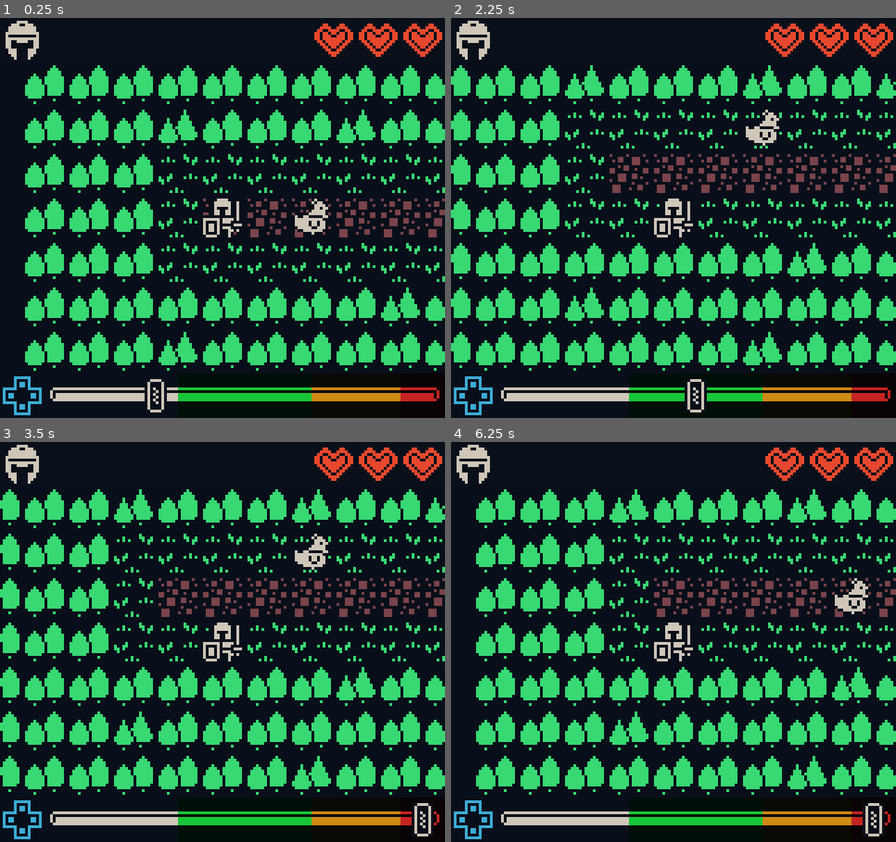
Above: before the commit, frames 1-4 (two rows, left to right).
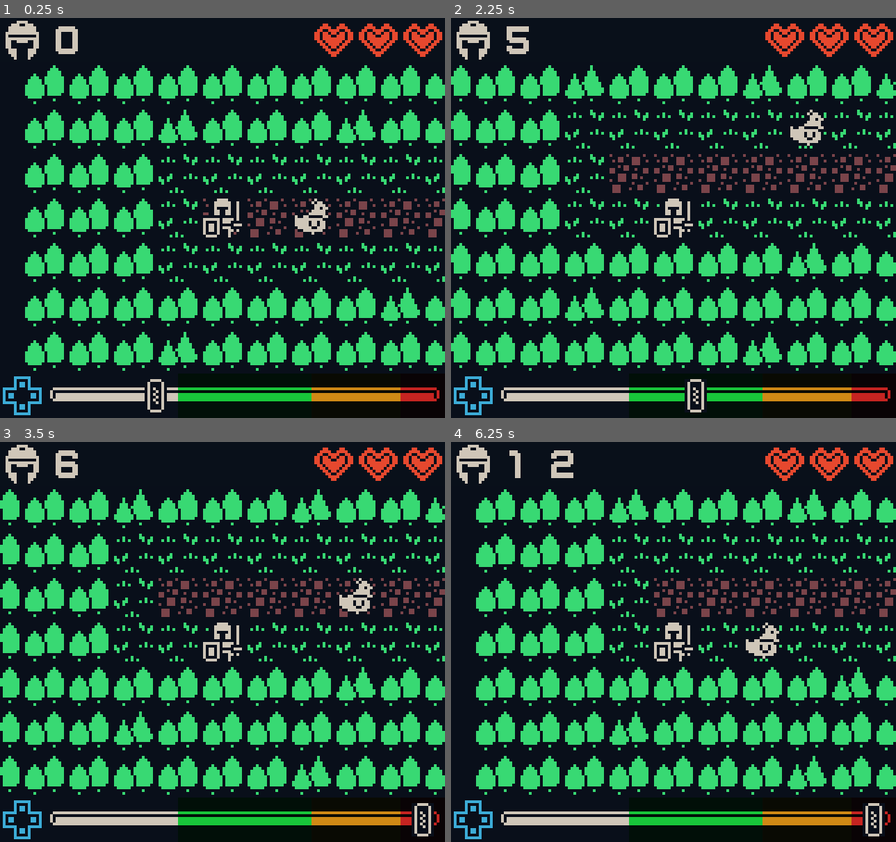
Above: after the commit, the same moments.

Repository: MCluck90/dungeon-dance-off
Game: Godot game, scene res://Levels/Level-03.tscn
The game is run twice, just before and just after one commit, with the same random seed, the same clock (stepped at 60 frames per second) and the same inputs.
Inputs:
- Up to frame 1 (0.25 s): no input
- Up to frame 2 (2.25 s): hold Right (ui_right) 0.53-1.28 s; hold Down (ui_down) 1.28-2.03 s; hold Right (ui_right) from 2.03 s (still down)
- Up to frame 3 (3.5 s): release Right (ui_right) at 2.78 s; hold Up (ui_up) from 2.78 s (still down)
- Up to frame 4 (6.25 s): release Up (ui_up) at 3.53 s; hold Left (ui_left) 3.53-5.03 s; hold Down (ui_down) 5.03-5.78 s; hold Right (ui_right) from 5.78 s (still down)

The runs differ from the first frame. In frame 1, 0.2% of the frame differs, in the area x 12-18%, y 2-10%; in frame 2, 0.9%; in frame 3, 1.0%; in frame 4, 1.1%, in the area x 13-95%, y 2-55%.

Commit message:
Add score

Diff:
--- /dev/null
+++ b/Globals.tscn
@@ -0,0 +1,6 @@
+[gd_scene load_steps=2 format=2]
+
+[ext_resource path="res://Scripts/Globals.gd" type="Script" id=1]
+
+[node name="Globals" type="Node"]
+script = ExtResource( 1 )
--- a/Grid/player.gd
+++ b/Grid/player.gd
@@ -1,6 +1,7 @@
 extends "pawn.gd"
 
 onready var Grid = get_parent()
+onready var Globals = get_node("/root/Globals")
 
 var power_level = 0
 var can_move = false
@@ -44,6 +45,10 @@
 		move_to(target_position)
 		if other != null:
 			other.on_collision(self)
+	else:
+		Grid.update_ais()
+
+	Globals.add_to_score(target_level + 1)
 
 func get_input_direction():
 	return Vector2(
--- a/Player/HUD.tscn
+++ b/Player/HUD.tscn
@@ -1,8 +1,9 @@
-[gd_scene load_steps=4 format=2]
+[gd_scene load_steps=5 format=2]
 
 [ext_resource path="res://Player/HUD/BeatBar.tscn" type="PackedScene" id=1]
 [ext_resource path="res://Player/HUD/HealthBar.tscn" type="PackedScene" id=2]
 [ext_resource path="res://Player/HUD.gd" type="Script" id=3]
+[ext_resource path="res://Player/HUD/Score.tscn" type="PackedScene" id=4]
 
 [node name="HUD" type="Node2D"]
 script = ExtResource( 3 )
@@ -12,5 +13,10 @@
 
 [node name="BeatBar" parent="." instance=ExtResource( 1 )]
 position = Vector2( 0, 128 )
+
+[node name="Score" parent="." groups=[
+"score",
+] instance=ExtResource( 4 )]
+position = Vector2( 16, 0 )
 [connection signal="power" from="BeatBar" to="." method="_on_BeatBar_power"]
 [connection signal="reset" from="BeatBar" to="." method="_on_BeatBar_reset"]
--- a/Player/HUD/HealthBar.gd
+++ b/Player/HUD/HealthBar.gd
@@ -12,7 +12,7 @@
 func set_hearts():
 	for child in get_children():
 		if child.is_in_group("sub-heart"):
-			remove_child(child)
+			child.queue_free()
 
 	for i in range(0, health, 1):
 		var heart = $BaseHeart.duplicate()
--- /dev/null
+++ b/Player/HUD/Score.gd
@@ -0,0 +1,25 @@
+extends Node2D
+
+onready var Globals = get_node("/root/Globals")
+
+func _ready():
+	# Remove the sprite. It's only there so we can see it when putting together the HUD
+	$Sprite.queue_free()
+	set_score()
+
+func set_score():
+	# Reset to nothing
+	for i in range(0, 10):
+		$TileMap.set_cell(i, 0, -1)
+
+	var digits = []
+	var num = Globals.score
+	while num >= 10:
+		digits.push_front(num % 10)
+		num = num / 10
+
+	print(digits)
+
+	for i in range(0, len(digits)):
+		$TileMap.set_cell(i + 1, 0, digits[i])
+	$TileMap.set_cell(0, 0, num)
--- /dev/null
+++ b/Player/HUD/Score.tscn
@@ -0,0 +1,160 @@
+[gd_scene load_steps=4 format=2]
+
+[ext_resource path="res://asset-pack.png" type="Texture" id=1]
+[ext_resource path="res://Player/HUD/Score.gd" type="Script" id=2]
+
+[sub_resource type="TileSet" id=1]
+0/name = "0"
+0/texture = ExtResource( 1 )
+0/tex_offset = Vector2( 0, 0 )
+0/modulate = Color( 1, 1, 1, 1 )
+0/region = Rect2( 560, 272, 16, 16 )
+0/tile_mode = 0
+0/occluder_offset = Vector2( 0, 0 )
+0/navigation_offset = Vector2( 0, 0 )
+0/shape_offset = Vector2( 0, 0 )
+0/shape_transform = Transform2D( 1, 0, 0, 1, 0, 0 )
+0/shape_one_way = false
+0/shape_one_way_margin = 0.0
+0/shapes = [  ]
+0/z_index = 0
+1/name = "1"
+1/texture = ExtResource( 1 )
+1/tex_offset = Vector2( 0, 0 )
+1/modulate = Color( 1, 1, 1, 1 )
+1/region = Rect2( 576, 272, 16, 16 )
+1/tile_mode = 0
+1/occluder_offset = Vector2( 0, 0 )
+1/navigation_offset = Vector2( 0, 0 )
+1/shape_offset = Vector2( 0, 0 )
+1/shape_transform = Transform2D( 1, 0, 0, 1, 0, 0 )
+1/shape_one_way = false
+1/shape_one_way_margin = 0.0
+1/shapes = [  ]
+1/z_index = 0
+2/name = "2"
+2/texture = ExtResource( 1 )
+2/tex_offset = Vector2( 0, 0 )
+2/modulate = Color( 1, 1, 1, 1 )
+2/region = Rect2( 592, 272, 16, 16 )
+2/tile_mode = 0
+2/occluder_offset = Vector2( 0, 0 )
+2/navigation_offset = Vector2( 0, 0 )
+2/shape_offset = Vector2( 0, 0 )
+2/shape_transform = Transform2D( 1, 0, 0, 1, 0, 0 )
+2/shape_one_way = false
+2/shape_one_way_margin = 0.0
+2/shapes = [  ]
+2/z_index = 0
+3/name = "3"
+3/texture = ExtResource( 1 )
+3/tex_offset = Vector2( 0, 0 )
+3/modulate = Color( 1, 1, 1, 1 )
+3/region = Rect2( 608, 272, 16, 16 )
+3/tile_mode = 0
+3/occluder_offset = Vector2( 0, 0 )
+3/navigation_offset = Vector2( 0, 0 )
+3/shape_offset = Vector2( 0, 0 )
+3/shape_transform = Transform2D( 1, 0, 0, 1, 0, 0 )
+3/shape_one_way = false
+3/shape_one_way_margin = 0.0
+3/shapes = [  ]
+3/z_index = 0
+4/name = "4"
+4/texture = ExtResource( 1 )
+4/tex_offset = Vector2( 0, 0 )
+4/modulate = Color( 1, 1, 1, 1 )
+4/region = Rect2( 624, 272, 16, 16 )
+4/tile_mode = 0
+4/occluder_offset = Vector2( 0, 0 )
+4/navigation_offset = Vector2( 0, 0 )
+4/shape_offset = Vector2( 0, 0 )
+4/shape_transform = Transform2D( 1, 0, 0, 1, 0, 0 )
+4/shape_one_way = false
+4/shape_one_way_margin = 0.0
+4/shapes = [  ]
+4/z_index = 0
+5/name = "5"
+5/texture = ExtResource( 1 )
+5/tex_offset = Vector2( 0, 0 )
+5/modulate = Color( 1, 1, 1, 1 )
+5/region = Rect2( 640, 272, 16, 16 )
+5/tile_mode = 0
+5/occluder_offset = Vector2( 0, 0 )
+5/navigation_offset = Vector2( 0, 0 )
+5/shape_offset = Vector2( 0, 0 )
+5/shape_transform = Transform2D( 1, 0, 0, 1, 0, 0 )
+5/shape_one_way = false
+5/shape_one_way_margin = 0.0
+5/shapes = [  ]
+5/z_index = 0
+6/name = "6"
+6/texture = ExtResource( 1 )
+6/tex_offset = Vector2( 0, 0 )
+6/modulate = Color( 1, 1, 1, 1 )
+6/region = Rect2( 656, 272, 16, 16 )
+6/tile_mode = 0
+6/occluder_offset = Vector2( 0, 0 )
+6/navigation_offset = Vector2( 0, 0 )
+6/shape_offset = Vector2( 0, 0 )
+6/shape_transform = Transform2D( 1, 0, 0, 1, 0, 0 )
+6/shape_one_way = false
+6/shape_one_way_margin = 0.0
+6/shapes = [  ]
+6/z_index = 0
+7/name = "7"
+7/texture = ExtResource( 1 )
+7/tex_offset = Vector2( 0, 0 )
+7/modulate = Color( 1, 1, 1, 1 )
+7/region = Rect2( 672, 272, 16, 16 )
+7/tile_mode = 0
+7/occluder_offset = Vector2( 0, 0 )
+7/navigation_offset = Vector2( 0, 0 )
+7/shape_offset = Vector2( 0, 0 )
+7/shape_transform = Transform2D( 1, 0, 0, 1, 0, 0 )
+7/shape_one_way = false
+7/shape_one_way_margin = 0.0
+7/shapes = [  ]
+7/z_index = 0
+8/name = "8"
+8/texture = ExtResource( 1 )
+8/tex_offset = Vector2( 0, 0 )
+8/modulate = Color( 1, 1, 1, 1 )
+8/region = Rect2( 688, 272, 16, 16 )
+8/tile_mode = 0
+8/occluder_offset = Vector2( 0, 0 )
+8/navigation_offset = Vector2( 0, 0 )
+8/shape_offset = Vector2( 0, 0 )
+8/shape_transform = Transform2D( 1, 0, 0, 1, 0, 0 )
+8/shape_one_way = false
+8/shape_one_way_margin = 0.0
+8/shapes = [  ]
+8/z_index = 0
+9/name = "9"
+9/texture = ExtResource( 1 )
+9/tex_offset = Vector2( 0, 0 )
+9/modulate = Color( 1, 1, 1, 1 )
+9/region = Rect2( 704, 272, 16, 16 )
+9/tile_mode = 0
+9/occluder_offset = Vector2( 0, 0 )
+9/navigation_offset = Vector2( 0, 0 )
+9/shape_offset = Vector2( 0, 0 )
+9/shape_transform = Transform2D( 1, 0, 0, 1, 0, 0 )
+9/shape_one_way = false
+9/shape_one_way_margin = 0.0
+9/shapes = [  ]
+9/z_index = 0
+
+[node name="Score" type="Node2D"]
+script = ExtResource( 2 )
+
+[node name="TileMap" type="TileMap" parent="."]
+tile_set = SubResource( 1 )
+cell_size = Vector2( 16, 16 )
+format = 1
+
+[node name="Sprite" type="Sprite" parent="."]
+texture = ExtResource( 1 )
+centered = false
+region_enabled = true
+region_rect = Rect2( 560, 272, 16, 16 )
--- /dev/null
+++ b/Scripts/Globals.gd
@@ -0,0 +1,27 @@
+extends Node
+
+var score = 0
+var _score_node = null
+
+func _ready():
+	_score_node = null
+
+func _find_score_node(node):
+	if node.has_method("is_in_group") && node.is_in_group("score"):
+		return node
+
+	for child in node.get_children():
+		var result = _find_score_node(child)
+		if result != null:
+			return result
+
+func _get_score_node():
+	if _score_node != null:
+		return _score_node
+
+	_score_node = _find_score_node(get_node("/root"))
+	return _score_node
+
+func add_to_score(delta):
+	score += delta
+	_get_score_node().set_score()
--- a/project.godot
+++ b/project.godot
@@ -18,6 +18,10 @@
 config/name="Dungeon Dance Off"
 run/main_scene="res://Levels/Level-03.tscn"
 config/icon="res://icon.png"
+
+[autoload]
+
+Globals="*res://Globals.tscn"
 
 [display]
 
